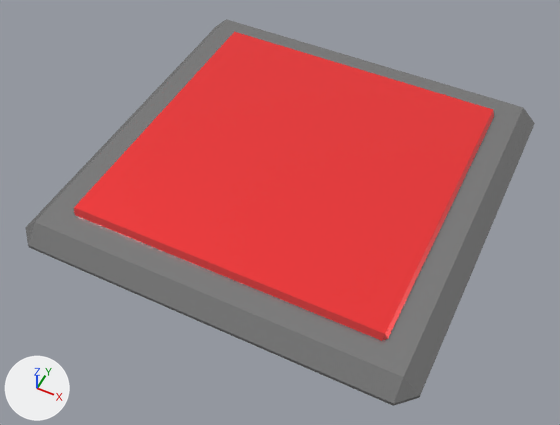
The glTF model Program/Ψ/Data/Button/Button.gltf: old version first, new version second.
Camera for both pictures: a 50 mm camera at (1.55, -3.34, 3.73) aimed at (0.01, -0.26, -0.12). Arrows for +X, +Y and +Z are at lower left; the lights stay in place. Where no turn or scale is listed for an object, it has been applied to the vertices.

In view in the first picture: 'Base', 'Button'.
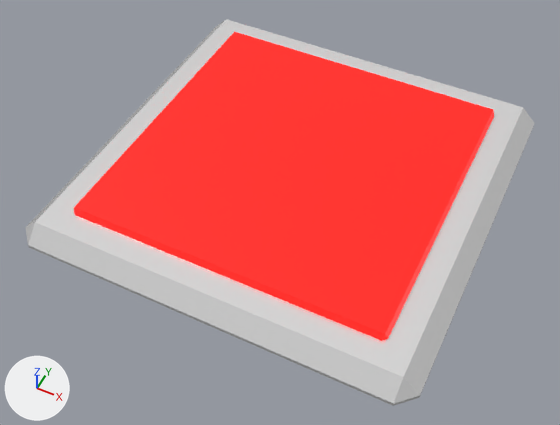
What differs and where, as boxes [x1, y1, x2, y2] in the pictures (560 x 425 px):
'Button', recoloured, surface changed: [74, 32, 494, 341] in both
'Base', recoloured (grey to white): [25, 19, 535, 406] in both

Patch to the scene script:
```diff
--- a/Program/Ψ/Data/Button/Button.gltf.py
+++ b/Program/Ψ/Data/Button/Button.gltf.py
@@ mat_material @@
 mat_material = principled_material('Material')
-mat_material.base_color = (0.305, 0.305, 0.305)  # grey #969696
+mat_material.base_color = (1.0, 1.0, 1.0)  # white #ffffff
 mat_material.metallic = 0.642
@@ mat_material_002 @@
 mat_material_002 = principled_material('Material.002')
-mat_material_002.base_color = (1.0, 0.0, 0.00188)  # red #ff0006
+mat_material_002.base_color = (0.488, 0.0081, 0.00574)  # red #b91611
 mat_material_002.metallic = 0.514
 mat_material_002.roughness = 0.39
-mat_material_002.emission_strength = 0.0341
+mat_material_002.emission_strength = 1.0
+mat_material_002.emission_color = (0.883, 0.0121, 0.00824)  # red #f11d16
```
